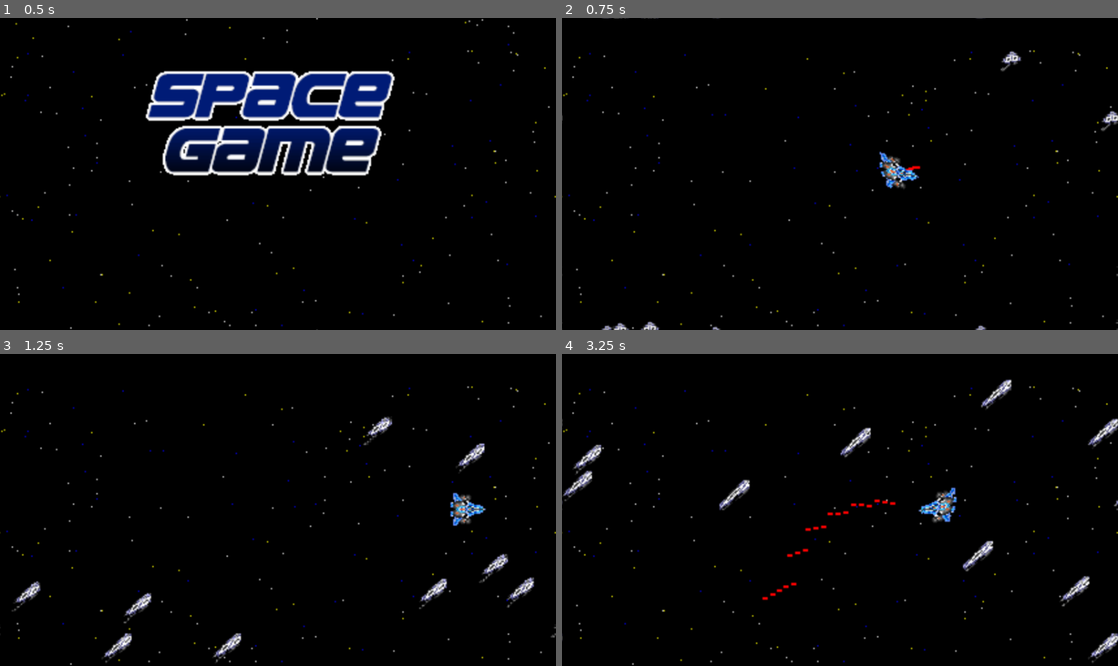
Above: before the commit, frames 1-4 (two rows, left to right).
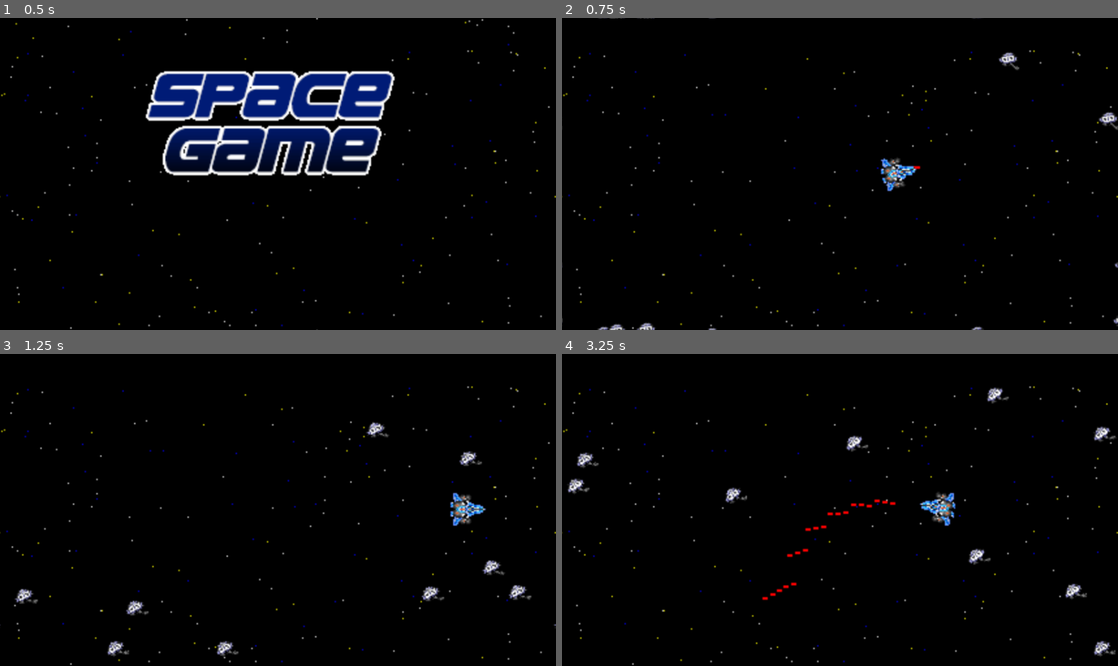
Above: after the commit, the same moments.

Repository: vgmoose/space-game
Game: Godot game, scene res://Classic/Classic.tscn
Two runs of this game, one before a commit and one after it. Both use one fixed random seed, a clock stepped at 60 frames per second and the inputs below.
Inputs (mouse positions are in pixels of both pictures, inside the frame that each line leads up to):
- Up to frame 1 (0.5 s): no input
- Up to frame 2 (0.75 s): tap Enter (accept) at 0.5 s; move the mouse to (962, 158) at 0.52 s; hold D (right) from 0.53 s (still down); hold Enter (accept) from 0.53 s (still down); click (962, 158) at 0.67 s
- Up to frame 3 (1.25 s): keep holding D (right); keep holding Enter (accept)
- Up to frame 4 (3.25 s): release D (right) at 1.25 s; release Enter (accept) at 1.25 s; drag from (728, 525) to (812, 572) at 1.27 s; move the mouse to (895, 441) at 2.02 s; hold D (right) 2.03-2.75 s; hold Enter (accept) 2.03-2.75 s; drag from (812, 572) to (673, 463) at 2.77 s

Frame 1 is identical in both runs. In frame 2, 1.0% of the frame differs, in the area x 0-100%, y 0-100%; in frame 3, 1.7%; in frame 4, 2.4%, in the area x 0-100%, y 8-100%.

Commit message:
fix fps issue withbullets

Diff:
--- a/Classic/space.gd
+++ b/Classic/space.gd
@@ -166,8 +166,6 @@
 		# find an inactive bullet
 		var theta = mySpaceGlobals.angle - PI
 
-		var bulletSpeed = 9 * FPS_MULT * mySpaceGlobals.delta
-
 		var bulletsShot = int(mySpaceGlobals.doubleShot)
 		for xx in range(BULLET_COUNT):
 			if (mySpaceGlobals.bullets[xx].active != 1):
@@ -176,8 +174,8 @@
 				bulletsShot += 1
 				mySpaceGlobals.bullets[xx].x = mySpaceGlobals.p1X + 18 + offsetX;
 				mySpaceGlobals.bullets[xx].y = mySpaceGlobals.p1Y + 18 + offsetY;
-				mySpaceGlobals.bullets[xx].m_x = bulletSpeed * sin(theta); # bulletSpeed is the desired bullet speed
-				mySpaceGlobals.bullets[xx].m_y = bulletSpeed * cos(theta); # we have to solve for the hypotenuese
+				mySpaceGlobals.bullets[xx].m_x = 9 * sin(theta); # 9 is the desired bullet speed
+				mySpaceGlobals.bullets[xx].m_y = 9 * cos(theta); # we have to solve for the hypotenuese
 				mySpaceGlobals.bullets[xx].active = 1;
 				mySpaceGlobals.firstShotFired = 1;
 				if (mySpaceGlobals.score >= 1000):
@@ -344,7 +342,7 @@
 		for iy in range(width):
 			# rotate the pixel by the angle varo a new spot in the rotation matrix
 			var oldx = int((ix-woffset)*cos(angle) + (iy-woffset)*sin(angle) + woffset);
-			var oldy = int((ix-woffset)*sin(angle) + (iy-woffset)*cos(angle) + woffset);
+			var oldy = int((ix-woffset)*sin(angle) - (iy-woffset)*cos(angle) + woffset);
 
 			if (oldx > width): oldx = width-1;
 			if (oldy > width): oldy = width-1;
@@ -430,8 +428,8 @@
 	# for all active bullets, advance them
 	for x in range(BULLET_COUNT):
 		if (mySpaceGlobals.bullets[x].active == 1):
-			mySpaceGlobals.bullets[x].x += mySpaceGlobals.bullets[x].m_x;
-			mySpaceGlobals.bullets[x].y += mySpaceGlobals.bullets[x].m_y;
+			mySpaceGlobals.bullets[x].x += mySpaceGlobals.bullets[x].m_x * FPS_MULT * mySpaceGlobals.delta
+			mySpaceGlobals.bullets[x].y += mySpaceGlobals.bullets[x].m_y * FPS_MULT * mySpaceGlobals.delta
 
 			if (mySpaceGlobals.bullets[x].x > xMaxBoundry ||
 				mySpaceGlobals.bullets[x].x < xMinBoundry ||
